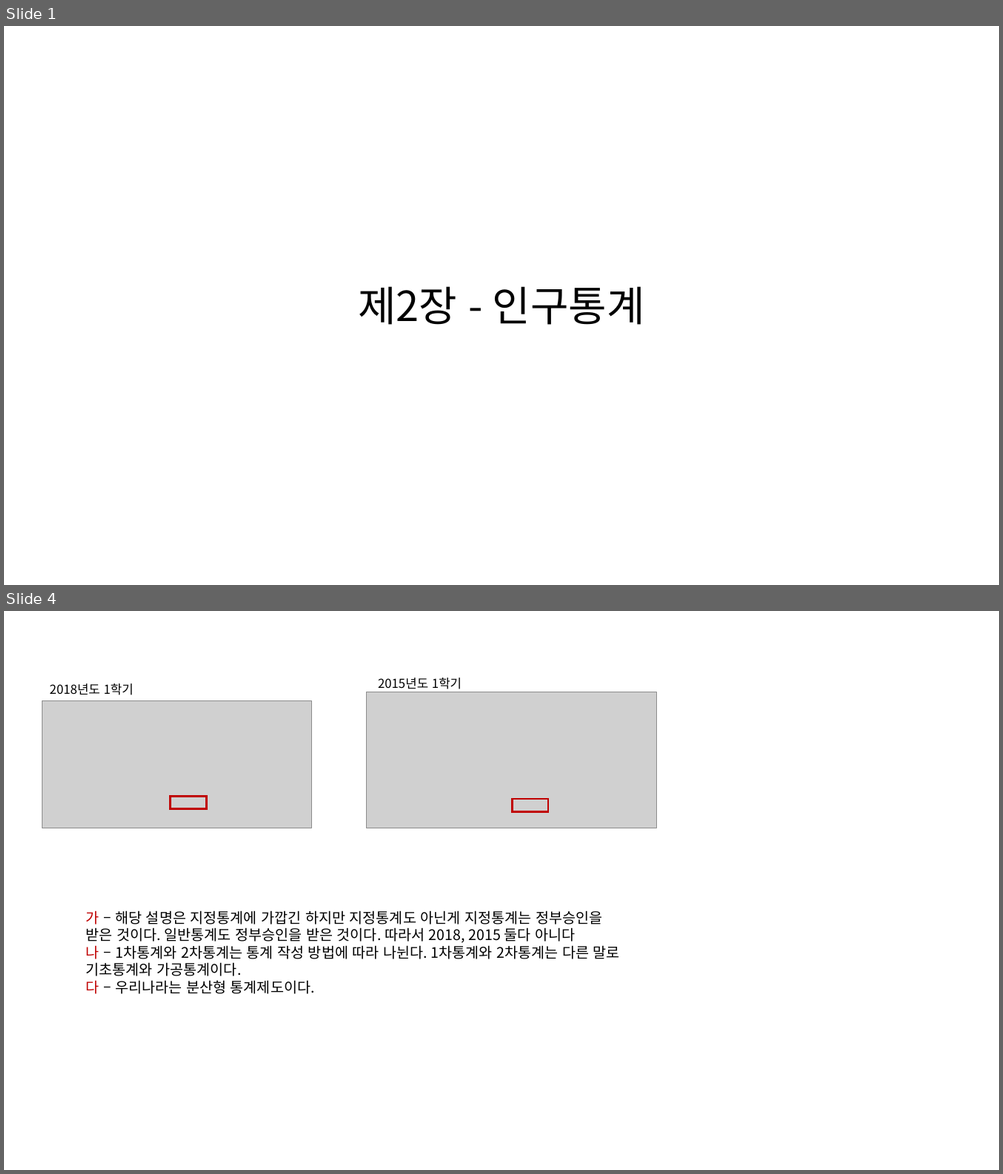
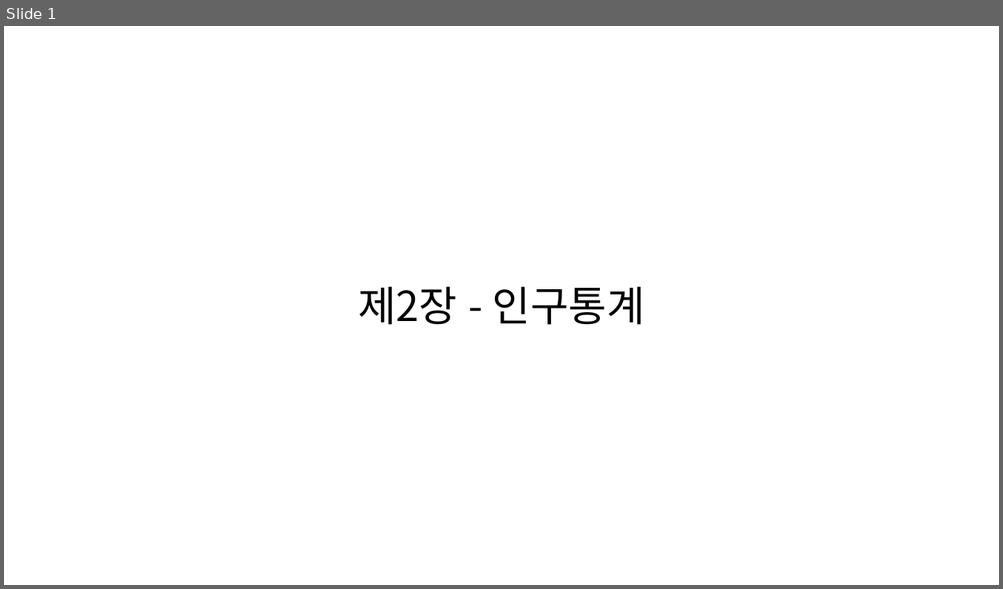
Before and after one commit to KNOU-STUDY/KNOU-UNDERSTANDING-NATIONAL-STATISTICS, a slide deck: previous_question/2장-인구통계.pptx. Shown one above the other, each under a label of ours: slides 1 and 4 before the commit, slide 1 after it; the slides between them are not shown. The pictures are 1003x1174 and 1003x589 pixels, drawn with LibreOffice and Linux fonts; fonts in the diff are those of the drawing; grey boxes stand for pictures. Boxes give left, top, right and bottom in pixels: in the first picture for what was removed or moved away, otherwise in the second. Text is boxed around its words. In the diff, an @@ line names an element or a change of style, - is before the commit and + after.

```diff
--- a/previous_question/2장-인구통계.pptx
+++ b/previous_question/2장-인구통계.pptx
@@ slide 4 removed at (x1=4, y1=611, x2=999, y2=1170), background #FFFFFF @@
@@ text removed at (x1=50, y1=684, x2=134, y2=695) @@
-2018년도 1학기
@@ picture removed at (x1=367, y1=692, x2=657, y2=829) @@
@@ text removed at (x1=378, y1=678, x2=461, y2=689) @@
-2015년도 1학기
@@ picture removed at (x1=42, y1=701, x2=311, y2=828) @@
@@ rectangle removed at (x1=170, y1=796, x2=206, y2=809) @@
@@ rectangle removed at (x1=512, y1=799, x2=548, y2=812) @@
@@ text removed at (x1=86, y1=911, x2=620, y2=994) @@
-가 – 해당 설명은 지정통계에 가깝긴 하지만 지정통계도 아닌게 지정통계는 정부승인을 받은 것이다. 일반통계도 정부승인을 받은 것이다. 따라서 2018, 2015 둘다 아니다
-나 – 1차통계와 2차통계는 통계 작성 방법에 따라 나뉜다. 1차통계와 2차통계는 다른 말로 기초통계와 가공통계이다.
-다 – 우리나라는 분산형 통계제도이다.
```
Also in this commit, not shown: 3 slides changed, 9 slides added, 12 other slides removed.
